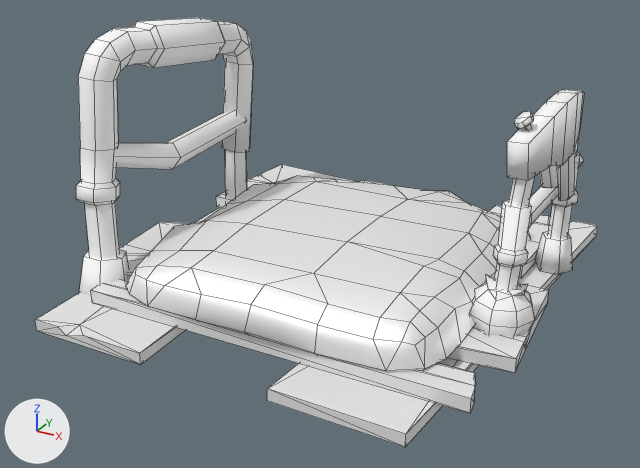
Two versions of the FBX model Scrap Mechanic/Survival/Objects/Raft/Mesh/ScrapField.fbx, one commit apart.
Before and after are seen from a camera (50 mm lens) standing at (0.0416, -0.0796, 0.0301) and looking at (-0.0014, -0.0015, -0.0089). Arrows for +X, +Y and +Z are at lower left; the lights stay in place. Mesh edges are drawn as thin lines.

Objects in the first picture: 'obj_interactive_driverseat_worn.001'.
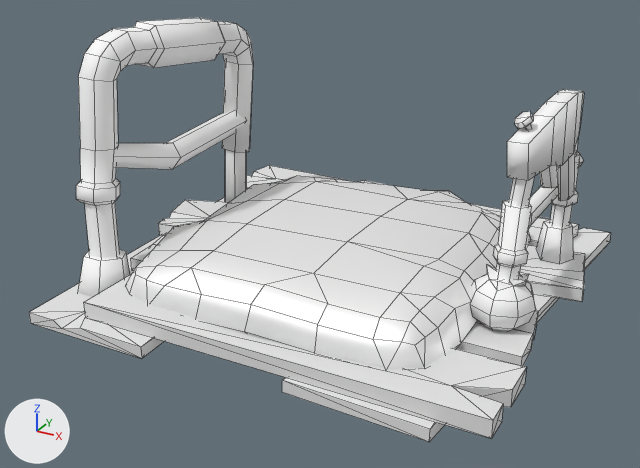
Commit message: ScrapField/Propeller fixed + BigField new model

What the commit changed:
me_obj_interactive_driverseat_wornmesh_002 is used by ob_obj_interactive_driverseat_worn_001; location (0.0, 0.0, 0.0); rotation (-1.545, 0.0, 0.0), in degrees (-89, 0, 0); scale (0.0136, 0.01, 0.0136).
me_obj_interactive_driverseat_wornmesh_002 had 619 vertices, 624 faces and spanned x -1.83..1.74, y -1.28..1.61, z -1.78..2.08.
me_obj_interactive_driverseat_wornmesh_002 now has 633 vertices, 648 faces and spans x -2.0..2.08, y -1.56..1.26, z -2.13..1.79.
me_obj_interactive_driverseat_wornmesh_002 part 1: the loose piece of 125 vertices spanning x -1.38..1.39, y 0.74..1.46, z -1.4..1.42 is multiplied about the mesh origin by the matrix ((-1.056, 0.0, 0.0), (0.0, -1.0, 0.035), (0.0, -0.02, -1.055)).
me_obj_interactive_driverseat_wornmesh_002 part 2: the loose piece of 12 vertices spanning x -1.78..-1.32, y 0.99..1.61, z -1.32..-0.91 is scaled about its middle by (-1.04, -0.853, -1.05), then moved by (3.18, -2.59, 2.27).
me_obj_interactive_driverseat_wornmesh_002 part 3: the loose piece of 46 vertices spanning x 1.24..1.74, y 0.79..1.4, z -0.57..-0.07 is multiplied about its middle by the matrix ((-1.056, 0.0, 0.0), (0.0, -1.0, 0.035), (0.0, -0.02, -1.055)), then moved by (-3.06, -2.1, 0.63).
me_obj_interactive_driverseat_wornmesh_002 part 4: the loose piece of 12 vertices spanning x 1.37..1.69, y 1.05..1.44, z 0.84..1.11 is scaled about its middle by (-1.06, -1, -1.05), then moved by (-3.15, -2.32, -2.03).
me_obj_interactive_driverseat_wornmesh_002 part 5: the loose piece of 30 vertices spanning x 1.39..1.64, y 0.02..0.63, z -0.4..-0.17 is multiplied about the mesh origin by the matrix ((-1.056, 0.0, 0.0), (0.0, -1.0, 0.035), (0.0, -0.02, -1.055)).
me_obj_interactive_driverseat_wornmesh_002 part 6: the loose piece of 12 vertices spanning x 1.41..1.6, y 0.54..0.99, z -0.38..-0.22 is scaled about its middle by (-1.06, -1, -1.05), then moved by (-3.09, -1.54, 0.6).
me_obj_interactive_driverseat_wornmesh_002 part 7: the loose piece of 12 vertices spanning x 1.46..1.63, y 0.61..1.15, z 0.91..1.08 is scaled about its middle by (-1.06, -1, -1.04), then moved by (-3.17, -1.72, -2.06).
me_obj_interactive_driverseat_wornmesh_002 part 8: the loose piece of 12 vertices spanning x -1.73..-1.46, y 0.6..1.44, z 0.74..1.03 is scaled about its middle by (-1.06, -1.12, -1.07), then moved by (3.27, -2.06, -1.83).
me_obj_interactive_driverseat_wornmesh_002 part 9: 9 loose pieces with 128 vertices, spanning x -1.83..1.74, y -0.78..1.6, z -1.78..2.08, are deleted.
me_obj_interactive_driverseat_wornmesh_002 part 10: 15 vertices removed from x -1.69..-1.34, y -0.21..0.42, z -1.0..0.95; 159 vertices added at x -2.0..2.08, y -1.55..0.79, z -2.13..1.79.
Object 'obj_interactive_driverseat_worn.001' (ob_obj_interactive_driverseat_worn_001) turns from (-89, 0, 0) to (-90, 0, 0) degrees about x, y and z.
Object 'obj_interactive_driverseat_worn.001' (ob_obj_interactive_driverseat_worn_001) is rescaled from (0.0136, 0.01, 0.0136) to (-0.0128, -0.01, -0.0128).

Location of each change, [x1, y1, x2, y2] in pixels of the pictures (640 x 468 px; the box of a moved part takes in the faces that stretch with it):
'obj_interactive_driverseat_worn.001', reshaped, turned, rescaled
    before: [35, 18, 598, 447]
    after: [29, 18, 611, 442]
part 1 of me_obj_interactive_driverseat_wornmesh_002, moved or reshaped
    before: [125, 176, 531, 372]
    after: [126, 176, 531, 369]
part 2 of me_obj_interactive_driverseat_wornmesh_002, moved or reshaped
    before: [79, 249, 129, 296]
    after: [78, 249, 130, 297]
part 3 of me_obj_interactive_driverseat_wornmesh_002, moved or reshaped
    before: [470, 275, 535, 336]
    after: [470, 265, 536, 331]
part 4 of me_obj_interactive_driverseat_wornmesh_002, moved or reshaped
    before: [535, 231, 572, 275]
    after: [537, 220, 574, 264]
part 5 of me_obj_interactive_driverseat_wornmesh_002, moved or reshaped
    both: [493, 200, 532, 268]
part 6 of me_obj_interactive_driverseat_wornmesh_002, moved or reshaped
    before: [494, 263, 521, 292]
    after: [496, 263, 521, 282]
part 7 of me_obj_interactive_driverseat_wornmesh_002, moved or reshaped
    before: [548, 204, 572, 239]
    after: [550, 204, 572, 228]
part 8 of me_obj_interactive_driverseat_wornmesh_002, moved or reshaped
    before: [225, 150, 247, 199]
    after: [225, 150, 247, 202]
part 9 of me_obj_interactive_driverseat_wornmesh_002, deleted
    before: [35, 89, 598, 447]
part 10 of me_obj_interactive_driverseat_wornmesh_002, built on
    before: [115, 110, 246, 169]
    after: [29, 89, 611, 442]
